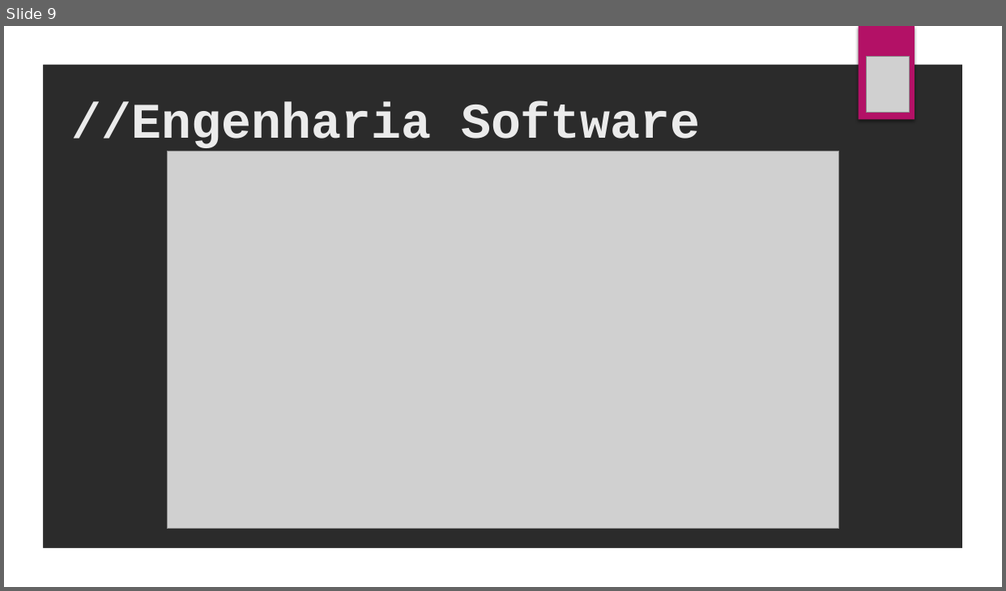
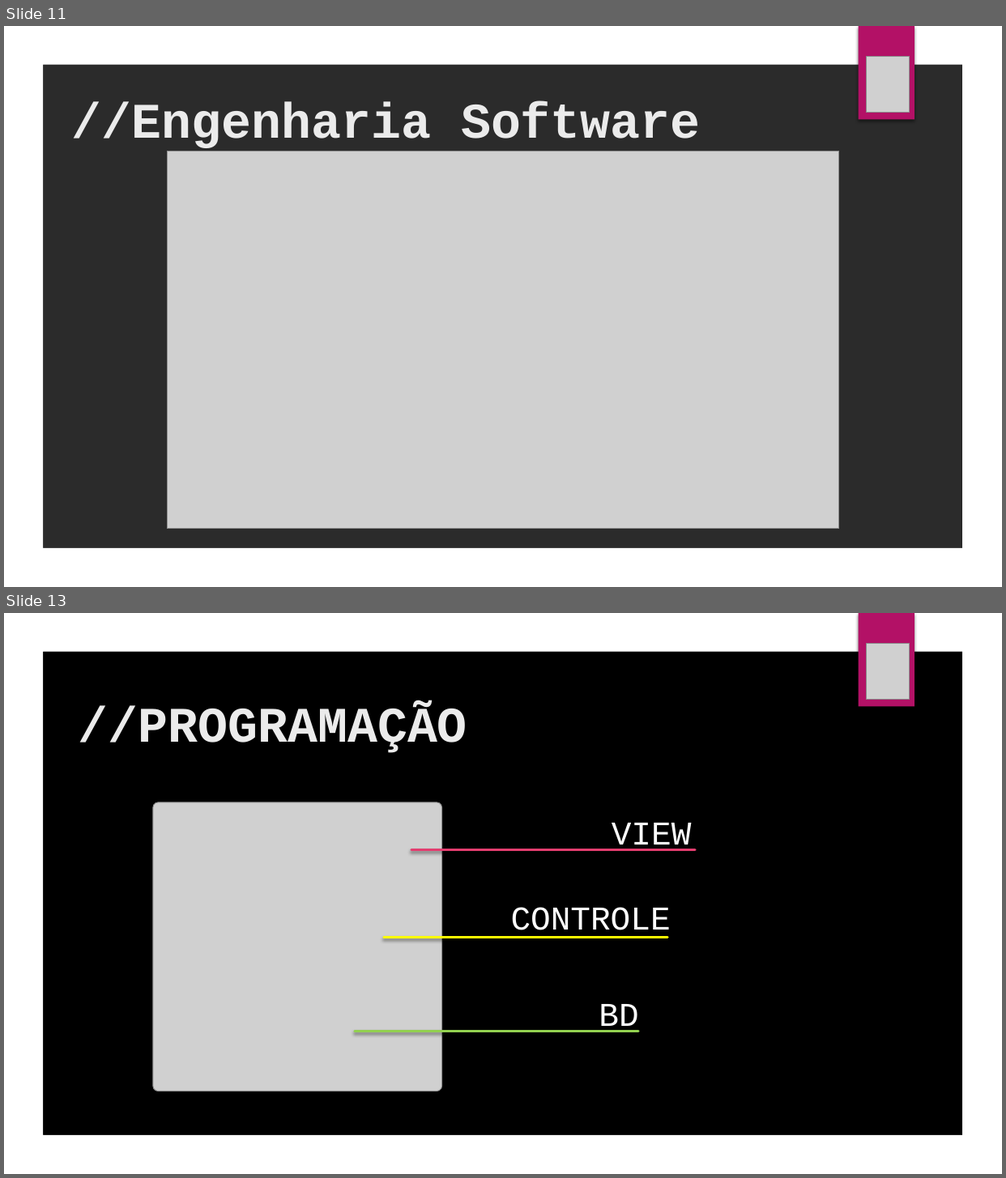
Before and after one commit to SilvioDaCol/ArqFriendly, a slide deck: APRESENTAÇÃO/APRESENTAÇÃO GAMEFRIENDLY.pptx. Shown one above the other, each under a label of ours: slide 9 before the commit, slides 11 and 13 after it; the slides between them are not shown. The pictures are 1006x591 and 1006x1178 pixels, drawn with LibreOffice and Linux fonts; fonts in the diff are those of the drawing; grey boxes stand for pictures; background and template pictures are left out; a plain dark background stands for a picture behind light text. Boxes give left, top, right and bottom in pixels: in the first picture for what was removed or moved away, otherwise in the second. Text is boxed around its words. In the diff, an @@ line names an element or a change of style, - is before the commit and + after.

```diff
--- a/APRESENTAÇÃO/APRESENTAÇÃO GAMEFRIENDLY.pptx
+++ b/APRESENTAÇÃO/APRESENTAÇÃO GAMEFRIENDLY.pptx
@@ slide 13 added at (x1=4, y1=613, x2=1002, y2=1174), background picture (left out) @@
@@ freeform shape added at (x1=4, y1=613, x2=1002, y2=1174), fill #FFFFFF @@
@@ rectangle added at (x1=859, y1=613, x2=914, y2=707), fill #B31166 @@
@@ picture added at (x1=867, y1=643, x2=909, y2=700) @@
@@ title added at (x1=79, y1=706, x2=467, y2=753), 48 pt, text #EBEBEB, bold @@
+//PROGRAMAÇÃO
@@ picture added at (x1=153, y1=803, x2=442, y2=1092) @@
@@ text added at (x1=612, y1=823, x2=692, y2=851), 32 pt, text #FFFFFF @@
+VIEW
@@ line added from (411, 850) to (695, 850), #E33D6F 2.25 pt @@
@@ text added at (x1=511, y1=907, x2=671, y2=939), 32 pt, text #FFFFFF @@
+CONTROLE
@@ line added from (384, 937) to (668, 937), #FFFF00 2.25 pt @@
@@ text added at (x1=599, y1=1004, x2=638, y2=1033), 32 pt, text #FFFFFF @@
+BD
@@ line added from (355, 1032) to (639, 1032), #92D050 2.25 pt @@
@@ what was slide 9 is now slide 11 @@
```
Also in this commit, not shown: 3 slides changed, 8 other slides added, 1 slide removed, 5 other files.
